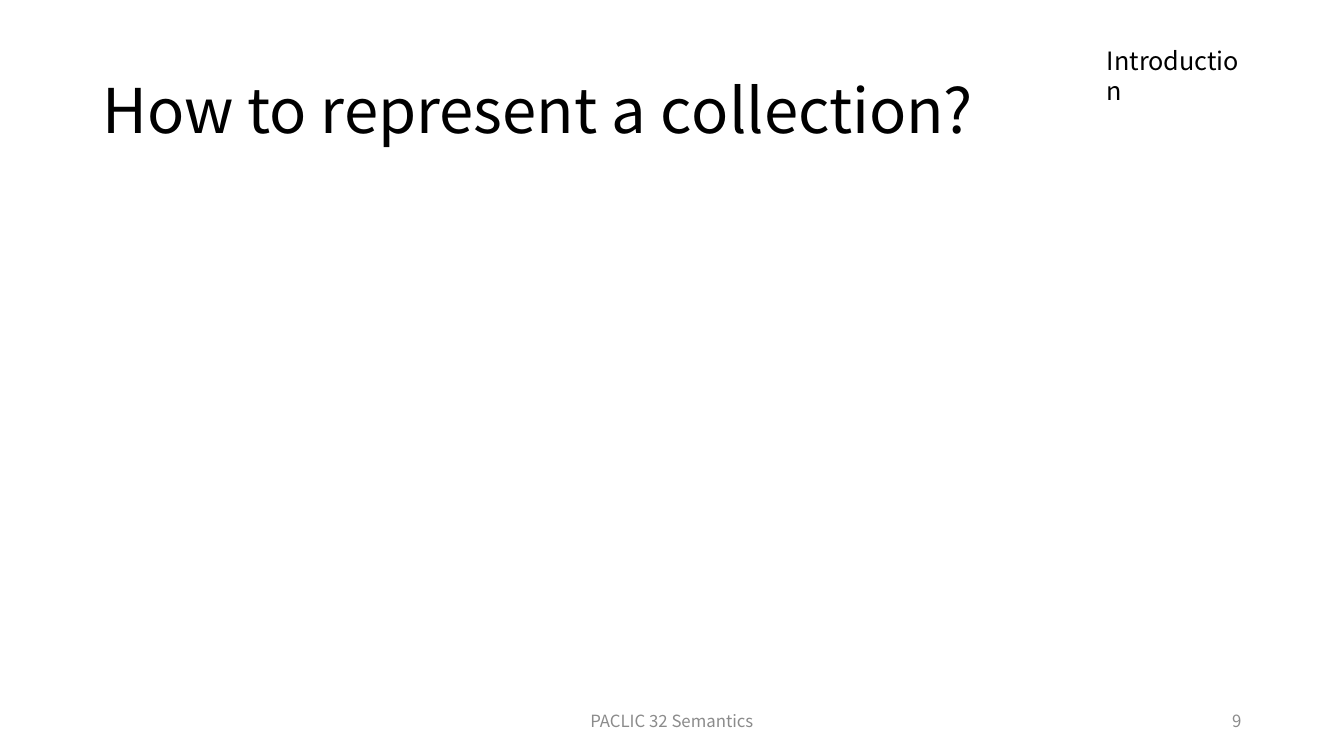
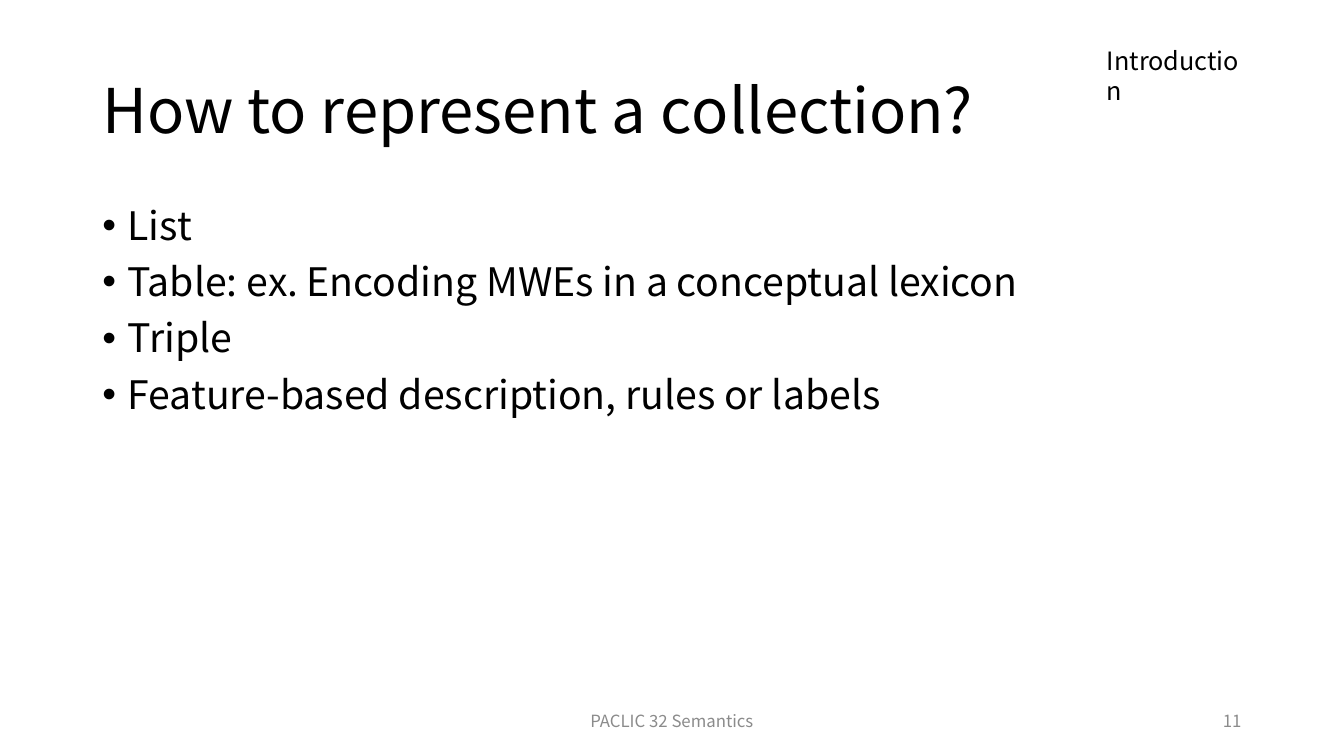
Before and after one commit to xiabo0816/Chinese_MWEs_Representation, a slide deck: slide 11 of PACLIC 32 Semantics session.pptx (slide 9 before the commit). Drawn at 1344x756 pixels with LibreOffice and Linux fonts; fonts in the diff are those of the drawing. Boxes give left, top, right and bottom in pixels: in the first picture for what was removed or moved away, otherwise in the second. Text is boxed around its words. In the diff, an @@ line names an element or a change of style, - is before the commit and + after.

```diff
--- a/PACLIC 32 Semantics session.pptx
+++ b/PACLIC 32 Semantics session.pptx
@@ text added at (128, 209, 1017, 418), 28 pt, text #000000 @@
+• List
+• Table: ex. Encoding MWEs in a conceptual lexicon
+• Triple
+• Feature-based description, rules or labels
@@ page number at (1223, 715, 1242, 727): text changed @@
-9
+11
```
Also in this commit, not shown: 3 other slides changed, 2 slides added, 1 other file.
